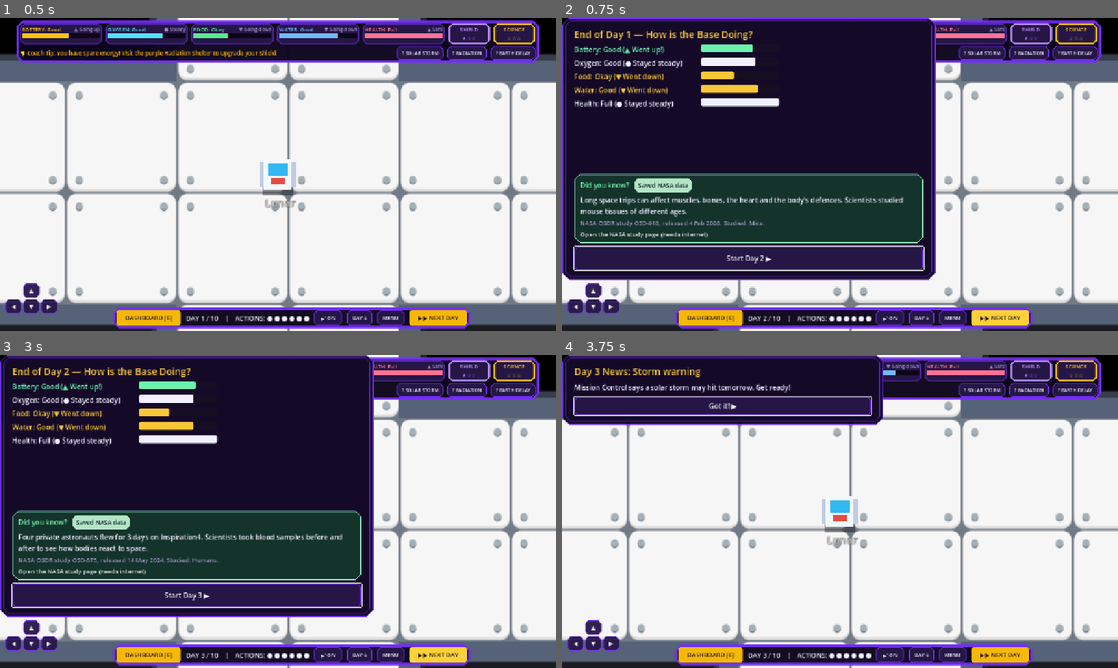
Above: before the commit, frames 1-4 (two rows, left to right).
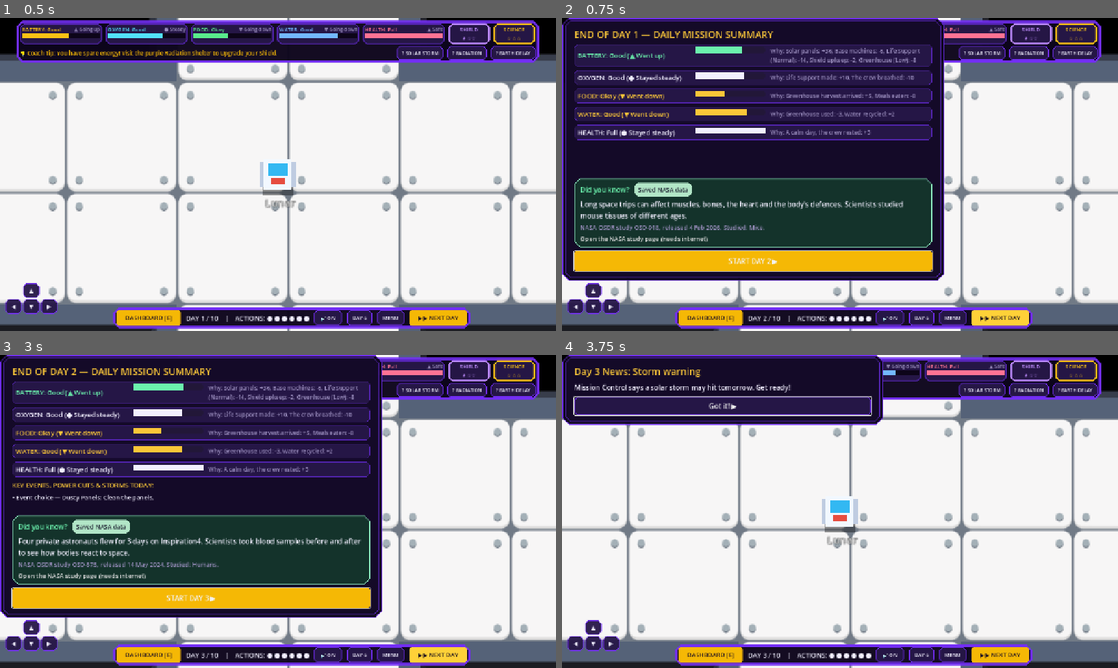
Above: after the commit, the same moments.

Repository: Inno-san/nasa_lunar_
Game: Godot game, scene res://scenes/lunar_base.tscn
Same seed, same stepped clock (60 frames per second), same inputs: the game is played once before the commit and once after it. This scene is started directly instead of the project's main scene.
Inputs (mouse positions are in pixels of both pictures, inside the frame that each line leads up to):
- Up to frame 1 (0.5 s): no input
- Up to frame 2 (0.75 s): click "▶▶ NEXT DAY" at 0.5 s
- Up to frame 3 (3 s): click (189, 596) at 1.25 s, where only the run before the commit has a clickable "Start Day 2 ▶"; click "▶ Clean the panels What happe…" at 2 s; click "▶▶ NEXT DAY" at 2.75 s
- Up to frame 4 (3.75 s): click (751, 596) at 3.5 s, where only the run before the commit has a clickable "Start Day 3 ▶"

Frame 1 is identical in both runs. In frame 2, 31% of the frame differs, in the area x 0-69%, y 0-84%; in frame 3, 32%; in frame 4, less than 0.1%.

Commit message:
feat(event-log): unify GameState.event_log and drive DaySummary and ReplayHints from it

Diff:
--- a/scripts/autoload/game_state.gd
+++ b/scripts/autoload/game_state.gd
@@ -48,8 +48,8 @@
 
 var storm_info: Dictionary = {}
 var daily_log: Array[String] = []
+var event_log: Array[Dictionary] = []  # single source of truth for day summary and end-screen hints
 var last_day_report: Dictionary = {}
-var history: Dictionary = {}  # facts about this run, used for the "what went wrong" hints
 
 var _res: Dictionary = {}  # working data between day-end steps
 
@@ -95,15 +95,34 @@
 	pending_events.clear()
 	storm_info = {}
 	daily_log.clear()
+	event_log.clear()
 	last_day_report = {}
 	_res = {}
-	history = {
-		"forecast_days": [], "advice_days": [], "resupply_days": [], "experiments": 0,
-		"storms": [], "cuts": [], "oxygen_zero_days": [], "food_zero_days": [], "choices": {},
-	}
 	NasaData.reset_run()
 	_add_log("Mission Day 1 started! Walk to a room and press E (or click it) to use it.")
 	state_changed.emit()
+
+
+func _log_event(entry: Dictionary) -> void:
+	if not entry.has("day"):
+		entry["day"] = day
+	event_log.append(entry)
+
+
+func has_logged_action(action_id: String, on_day: int = -1) -> bool:
+	for entry in event_log:
+		if String(entry.get("type", "")) == "action" and String(entry.get("action", "")) == action_id:
+			if on_day < 0 or int(entry.get("day", -1)) == on_day:
+				return true
+	return false
+
+
+func get_day_events(day_no: int) -> Array[Dictionary]:
+	var out: Array[Dictionary] = []
+	for entry in event_log:
+		if int(entry.get("day", -1)) == day_no:
+			out.append(entry)
+	return out
 
 
 func battery_max() -> int:
@@ -194,9 +213,9 @@
 		return "🚨 SOLAR STORM! Click the purple Radiation Shelter (bottom middle) and press HIDE IN SHELTER!"
 	if oxygen < 35 or meter_trend("oxygen") == "▼ Going down":
 		return "💡 Coach Tip: Oxygen is dropping! Click Life Support (top right) and set it to Normal or High."
-	if food < 25 and history["resupply_days"].is_empty() and day <= int(Rules.comms_data().get("resupply", {}).get("send_by_day", 6)):
+	if food < 25 and not has_logged_action("resupply") and day <= int(Rules.comms_data().get("resupply", {}).get("send_by_day", 6)):
 		return "💡 Coach Tip: Food is getting low! Visit the Communications Room (bottom right) to call a Food Supply Rocket."
-	if day in [2, 6, 8] and not history["forecast_days"].has(day) and ap >= 1 and not comms_blocked_today:
+	if day in [2, 6, 8] and not has_logged_action("forecast", day) and ap >= 1 and not comms_blocked_today:
 		return "💡 Coach Tip: Visit the Communications Room (bottom right) and Ask Earth for a Storm Forecast!"
 	if shield < Rules.max_value("shield") and ap >= 2 and battery >= 30:
 		return "💡 Coach Tip: You have spare energy! Visit the purple Radiation Shelter to Upgrade your Shield."
@@ -294,55 +313,57 @@
 	battery = clampi(battery - power_cost, 0, battery_max())
 	var delay := int(Rules.comms_data().get("delay_days", 0)) + comms_extra_delay
 
+	var log_text := ""
 	match base_id:
 		"experiment":
 			var gain := int(spec.get("science", 0))
 			science += gain
-			history["experiments"] += 1
-			_add_log("Experiment done! +%d Science." % gain)
+			log_text = "Experiment done! +%d Science." % gain
 		"set_life_support":
 			life_support_mode = String(target_param)
-			_add_log("Life Support is now on %s." % life_support_mode.capitalize())
+			log_text = "Life Support is now on %s." % life_support_mode.capitalize()
 		"emergency_oxygen":
 			var o2_gain := int(spec.get("oxygen", 0))
 			oxygen = clampi(oxygen + o2_gain, 0, Rules.max_value("oxygen"))
-			_add_log("Emergency oxygen used! +%d Oxygen." % o2_gain)
+			log_text = "Emergency oxygen used! +%d Oxygen." % o2_gain
 		"set_greenhouse":
 			greenhouse_mode = String(target_param)
-			_add_log("Greenhouse is now %s." % greenhouse_mode.capitalize())
+			log_text = "Greenhouse is now %s." % greenhouse_mode.capitalize()
 		"upgrade_shield":
 			shield = clampi(shield + 1, 0, Rules.max_value("shield"))
 			effective_shield_today = shield
-			_add_log("Shield upgraded to level %d!" % shield)
+			log_text = "Shield upgraded to level %d!" % shield
 		"repair_pump":
 			if pump_fault_days > 0:
 				pump_fault_days = 0
 				pump_output_percent = 100
-				_add_log("Pump fixed! The Greenhouse works at full power again.")
+				log_text = "Pump fixed! The Greenhouse works at full power again."
 			else:
-				_add_log("The pump was checked. It works fine.")
+				log_text = "The pump was checked. It works fine."
 		"repair_panel":
 			if solar_penalty_days > 0:
 				solar_penalty_days = 0
 				solar_penalty_amount = 0
-				_add_log("Solar panels cleaned! They collect full sunlight again.")
+				log_text = "Solar panels cleaned! They collect full sunlight again."
 			else:
-				_add_log("The panels were checked. They are clean.")
+				log_text = "The panels were checked. They are clean."
 		"forecast":
-			history["forecast_days"].append(day)
 			pending_messages.append({"deliver_day": day + delay, "type": "forecast"})
-			_add_log("Forecast requested. It arrives on Day %d (messages take time)." % (day + delay))
+			log_text = "Forecast requested. It arrives on Day %d (messages take time)." % (day + delay)
 		"advice":
-			history["advice_days"].append(day)
 			pending_messages.append({"deliver_day": day + delay, "type": "advice"})
-			_add_log("You asked Mission Control for advice. The answer arrives on Day %d." % (day + delay))
+			log_text = "You asked Mission Control for advice. The answer arrives on Day %d." % (day + delay)
 		"resupply":
 			var res_type := String(target_param)
 			var amount := int(spec.get("options", {}).get(res_type, 0))
 			var arrival := day + int(spec.get("delay", 0)) + comms_extra_delay
-			history["resupply_days"].append(day)
 			pending_messages.append({"deliver_day": arrival, "type": "resupply", "resource": res_type, "amount": amount})
-			_add_log("Resupply ordered: +%d %s on Day %d." % [amount, res_type.capitalize(), arrival])
+			log_text = "Resupply ordered: +%d %s on Day %d." % [amount, res_type.capitalize(), arrival]
+	_add_log(log_text)
+	_log_event({
+		"day": day, "type": "action", "action": base_id, "param": target_param,
+		"ap": ap_cost, "power": power_cost, "text": log_text,
+	})
 	state_changed.emit()
 	return true
 
@@ -401,8 +422,14 @@
 		var delay := int(Rules.comms_data().get("delay_days", 0)) + comms_extra_delay
 		pending_messages.append({"deliver_day": day + delay, "type": "reply", "text": String(fx["reply"])})
 
-	history["choices"][event_id] = choice_id
-	_add_log("%s: %s." % [EventManager.get_event(event_id).get("title", event_id), choice.get("label", choice_id)])
+	var ev_data := EventManager.get_event(event_id)
+	var choice_text := "%s: %s." % [ev_data.get("title", event_id), choice.get("label", choice_id)]
+	_add_log(choice_text)
+	_log_event({
+		"day": day, "type": "event_choice", "event_id": event_id, "choice_id": choice_id,
+		"title": String(ev_data.get("title", event_id)), "label": String(choice.get("label", choice_id)),
+		"effect": String(choice.get("effect", "")), "text": choice_text,
+	})
 	state_changed.emit()
 	return true
 
@@ -453,6 +480,7 @@
 		var msg := "Water was too low, so the Greenhouse went down to %s." % eff_gh.capitalize()
 		cuts.append(msg)
 		notes.append(msg)
+		_log_event({"day": day, "type": "water_cut", "mode": eff_gh, "text": msg})
 
 	# STEP 1: POWER. Pay in this order: base load, Life Support, shield upkeep, Greenhouse.
 	var dust := solar_penalty_amount if solar_penalty_days > 0 else 0
@@ -493,7 +521,7 @@
 			if msg != "":
 				cuts.append(msg)
 				notes.append(msg)
-				history["cuts"].append({"day": day, "text": msg, "step": String(cut_step)})
+				_log_event({"day": day, "type": "power_cut", "step": String(cut_step), "text": msg})
 			total = base_cost + ls_cost + shield_cost + gh_cost
 
 	effective_shield_today = eff_shield
@@ -542,6 +570,7 @@
 		var water_msg := "Water is getting low, so the Greenhouse went down to %s." % greenhouse_mode.capitalize()
 		cuts.append(water_msg)
 		notes.append(water_msg)
+		_log_event({"day": day, "type": "water_cut", "mode": greenhouse_mode, "text": water_msg})
 
 	_res = {
 		"before": before, "notes": notes, "cuts": cuts, "lines": lines, "advance": advance,
@@ -560,6 +589,7 @@
 	var lockdown := false
 	var low_battery := false
 	var notes: Array[String] = _res["notes"]
+	var storm_note := ""
 
 	if reached_shelter:
 		var cost := int(cfg.get("lockdown_power", 0))
@@ -568,13 +598,15 @@
 			factor = float(cfg.get("lockdown_factor", 1.0))
 			lockdown = true
 			_res["lines"]["battery"].append("Lockdown: -%d" % cost)
-			notes.append("Lockdown worked! The crew was safe in the shelter and took half the damage.")
+			storm_note = "Lockdown worked! The crew was safe in the shelter and took half the damage."
+			notes.append(storm_note)
 		else:
 			battery = 0
 			factor = float(cfg.get("lockdown_low_power_factor", 1.0))
 			low_battery = true
 			_res["lines"]["battery"].append("Lockdown used all the power left")
-			notes.append("The battery was too low for a full lockdown, so the shelter only helped a little.")
+			storm_note = "The battery was too low for a full lockdown, so the shelter only helped a little."
+			notes.append(storm_note)
 		# Lockdown pauses the greenhouse for the day: today's harvest is not made.
 		var crate_day: int = _res["crate_day"]
 		var lost: int = _res["crate_amount"]
@@ -582,17 +614,19 @@
 			food_crates[crate_day] = maxi(0, int(food_crates[crate_day]) - lost)
 			notes.append("The Greenhouse was paused, so no harvest was made today.")
 	else:
-		notes.append("The crew did not reach the shelter in time, so they took full damage.")
+		storm_note = "The crew did not reach the shelter in time, so they took full damage."
+		notes.append(storm_note)
 
 	# Damage = ceil(base x (1 - shield_reduction x shield) x lockdown factor)
 	var raw := base * (1.0 - float(cfg.get("shield_reduction", 0.0)) * effective_shield_today) * factor
 	var damage := ceili(snappedf(raw, 0.000001))
 	_res["storm"] = {
-		"day": day, "severity": severity, "warned": bool(storm_info.get("warned", false)),
+		"day": day, "type": "storm", "severity": severity, "warned": bool(storm_info.get("warned", false)),
 		"reached_shelter": reached_shelter, "lockdown": lockdown, "low_battery": low_battery,
 		"shield": effective_shield_today, "damage": damage, "event_id": storm_info.get("event_id", ""),
+		"text": storm_note,
 	}
-	history["storms"].append(_res["storm"])
+	_log_event(_res["storm"].duplicate())
 	phase = PHASE_PLAYING
 	return _finish_day()
 
@@ -611,16 +645,18 @@
 		var o2_pen := int(penalties.get("oxygen_zero", 0))
 		health -= o2_pen
 		had_penalty = true
-		history["oxygen_zero_days"].append(resolved_day)
 		lines["health"].append("No oxygen: -%d" % o2_pen)
-		notes.append("The crew ran out of oxygen! Health dropped.")
+		var o2_msg := "The crew ran out of oxygen! Health dropped."
+		notes.append(o2_msg)
+		_log_event({"day": resolved_day, "type": "penalty", "resource": "oxygen", "damage": o2_pen, "text": o2_msg})
 	if food <= 0:
 		var food_pen := int(penalties.get("food_zero", 0))
 		health -= food_pen
 		had_penalty = true
-		history["food_zero_days"].append(resolved_day)
 		lines["health"].append("No food: -%d" % food_pen)
-		notes.append("The crew ran out of food! Health dropped.")
+		var food_msg := "The crew ran out of food! Health dropped."
+		notes.append(food_msg)
+		_log_event({"day": resolved_day, "type": "penalty", "resource": "food", "damage": food_pen, "text": food_msg})
 	if not storm.is_empty():
 		health -= int(storm["damage"])
 		lines["health"].append("Solar storm radiation: -%d" % int(storm["damage"]))
@@ -683,11 +719,13 @@
 		pending_events = EventManager.events_for_day(day)
 
 	last_day_report = {
+		"day": resolved_day, "type": "day_end",
 		"resolved_day": resolved_day, "battery": battery, "oxygen": oxygen, "food": food, "water": water,
 		"health": health, "shield": shield, "effective_shield_today": effective_shield_today,
 		"science": science, "cuts": _res["cuts"], "notes": notes, "messages": messages,
 		"meters": meters, "storm": storm, "game_over": game_over, "won": mission_won, "stars": stars_earned,
 	}
+	_log_event(last_day_report.duplicate(true))
 	_add_log("Day %d done: Battery %d, Oxygen %d, Food %d, Water %d, Health %d." % [
 		resolved_day, battery, oxygen, food, water, health])
 	for cut_text in _res["cuts"]:
@@ -706,7 +744,8 @@
 			remaining.append(msg)
 			continue
 		var text := ""
-		match String(msg.get("type", "")):
+		var mtype := String(msg.get("type", ""))
+		match mtype:
 			"forecast":
 				# A forecast covers storms from the day it arrives until `delay_days` days later.
 				var storms := EventManager.storms_between(day, day + span)
@@ -739,6 +778,7 @@
 				text = "A supply pod landed! +%d %s." % [amt, res.capitalize()]
 		messages.append(text)
 		_add_log(text)
+		_log_event({"day": day, "type": "message_delivered", "msg_type": mtype, "text": text})
 	pending_messages = remaining
 
 
--- a/scripts/replay_hints.gd
+++ b/scripts/replay_hints.gd
@@ -1,6 +1,6 @@
 class_name ReplayHints
 extends RefCounted
-## Builds the "What went wrong" list on the end screen from GameState.history.
+## Builds the "What went wrong" list on the end screen directly from GameState.event_log.
 ## Every sentence is short and plain. Numbers come from Rules and events.json.
 
 const MAX_HINTS := 6
@@ -8,26 +8,59 @@
 
 static func build() -> Array[String]:
 	var hints: Array[String] = []
-	var h: Dictionary = GameState.history
 	var delay := int(Rules.comms_data().get("delay_days", 0))
+
+	var oxygen_zero_days: Array[int] = []
+	var food_zero_days: Array[int] = []
+	var forecast_days: Array[int] = []
+	var resupply_days: Array[int] = []
+	var storms: Array[Dictionary] = []
+	var power_cut_days: Array[String] = []
+	var ignored_events: Array[Dictionary] = []
+
+	for entry in GameState.event_log:
+		var etype := String(entry.get("type", ""))
+		var d := int(entry.get("day", 0))
+		match etype:
+			"penalty":
+				var res := String(entry.get("resource", ""))
+				if res == "oxygen" and not oxygen_zero_days.has(d):
+					oxygen_zero_days.append(d)
+				elif res == "food" and not food_zero_days.has(d):
+					food_zero_days.append(d)
+			"action":
+				var act := String(entry.get("action", ""))
+				if act == "forecast" and not forecast_days.has(d):
+					forecast_days.append(d)
+				elif act == "resupply" and not resupply_days.has(d):
+					resupply_days.append(d)
+			"storm":
+				storms.append(entry)
+			"power_cut":
+				var d_str := str(d)
+				if not power_cut_days.has(d_str):
+					power_cut_days.append(d_str)
+			"event_choice":
+				if String(entry.get("choice_id", "")) == "ignore":
+					ignored_events.append(entry)
 
 	if not GameState.mission_won and GameState.health <= 0:
 		hints.append("The crew's health reached 0 on Day %d. Check the five meters before you end each day." % GameState.last_day_report.get("resolved_day", GameState.day))
 
-	for day_no in h["oxygen_zero_days"]:
+	for day_no in oxygen_zero_days:
 		hints.append("On Day %d the crew ran out of oxygen. Keep Life Support on Normal or High." % day_no)
 		break
-	for day_no in h["food_zero_days"]:
+	for day_no in food_zero_days:
 		hints.append("On Day %d the crew ran out of food. The Greenhouse takes %d days to make food, so start it early." % [day_no, Rules.greenhouse_delay_days()])
 		break
 
-	for storm in h["storms"]:
+	for storm in storms:
 		var d := int(storm["day"])
 		var sev := int(storm["severity"])
 		if sev >= 2 and not bool(storm["warned"]):
 			var send_by := d - delay
-			if h["forecast_days"].is_empty():
-				hints.append("You did not ask Earth for a forecast before the Day %d storm. A forecast takes %d days, so ask by Day %d." % [d, delay, send_by])
+			if forecast_days.is_empty():
+				hints.append("You skipped the forecast before the Day %d storm. A forecast takes %d days, so ask by Day %d." % [d, delay, send_by])
 			else:
 				hints.append("Your forecast was sent too late for the Day %d storm. It needed to be sent by Day %d." % [d, send_by])
 		if not bool(storm["reached_shelter"]):
@@ -37,19 +70,15 @@
 		if int(storm["shield"]) < Rules.max_value("shield") and int(storm["damage"]) > 0:
 			hints.append("Your shield was level %d in the Day %d storm. A higher shield level means less damage." % [storm["shield"], d])
 
-	if not h["cuts"].is_empty():
-		var days: Array[String] = []
-		for cut in h["cuts"]:
-			var label := str(cut["day"])
-			if label not in days:
-				days.append(label)
-		hints.append("Power ran short on Day %s, so the base switched things off. Check the power balance in the Power Station." % ", ".join(days))
+	if not power_cut_days.is_empty():
+		hints.append("Power ran short on Day %s, so the base switched things off. Check the power balance in the Power Station." % ", ".join(power_cut_days))
 
-	for event_id in h["choices"]:
-		if String(h["choices"][event_id]) == "ignore":
-			var ev := EventManager.get_event(String(event_id))
-			var choice := EventManager.get_choice(String(event_id), "ignore")
-			hints.append("You ignored \"%s\" on Day %d: %s." % [ev.get("title", event_id), ev.get("day", 0), choice.get("effect", "it caused trouble")])
+	for ev_entry in ignored_events:
+		hints.append("You ignored \"%s\" on Day %d: %s." % [
+			ev_entry.get("title", ev_entry.get("event_id", "")),
+			int(ev_entry.get("day", 0)),
+			ev_entry.get("effect", "it caused trouble"),
+		])
 
 	if GameState.mission_won:
 		var win := Rules.win_data()
@@ -57,7 +86,7 @@
 			hints.append("For 2 stars, finish with health %d or more. You finished with %d." % [win.get("two_stars_health", 0), GameState.health])
 		elif GameState.stars_earned < 3:
 			hints.append("For 3 stars you need %d Science. You had %d. Experiments give Science." % [win.get("three_stars_science", 0), GameState.science])
-	elif h["resupply_days"].is_empty() and (not h["oxygen_zero_days"].is_empty() or not h["food_zero_days"].is_empty()):
+	elif resupply_days.is_empty() and (not oxygen_zero_days.is_empty() or not food_zero_days.is_empty()):
 		var comms := Rules.comms_data()
 		hints.append("You never ordered a resupply. Orders must be sent by Day %d." % int(comms.get("resupply", {}).get("send_by_day", 0)))
 
--- a/scripts/ui/day_summary.gd
+++ b/scripts/ui/day_summary.gd
@@ -1,6 +1,8 @@
 class_name DaySummary
 extends Control
-## Shown after each day: visual bars and plain words showing what went up, stayed steady, or went down.
+## Daily summary screen reading directly from GameState.event_log.
+## Shows what changed in each meter and why (including power cuts, event choices,
+## and storm damage) in plain language, plus one non-repeating OSDR fact card.
 
 signal continue_pressed
 
@@ -14,16 +16,25 @@
 
 func show_report(report: Dictionary) -> void:
 	close()
-	var parts := UiKit.make_overlay(860.0)
+	var parts := UiKit.make_overlay(880.0)
 	_overlay = parts[0]
 	var box: VBoxContainer = parts[1]
 	box.add_theme_constant_override("separation", 8)
 
-	var day_no := int(report.get("resolved_day", 0))
-	box.add_child(UiKit.label("End of Day %d — How is the Base Doing?" % day_no, UiKit.FONT_TITLE, UiKit.COLOR_WARN, false))
+	var day_no := int(report.get("resolved_day", GameState.day))
+	var day_entries: Array[Dictionary] = GameState.get_day_events(day_no)
+	var day_end_entry: Dictionary = report
+	for entry in day_entries:
+		if String(entry.get("type", "")) == "day_end":
+			day_end_entry = entry
+
+	box.add_child(UiKit.label(
+		"END OF DAY %d — DAILY MISSION SUMMARY" % day_no,
+		UiKit.FONT_TITLE, UiKit.COLOR_WARN, false
+	))
 
 	var scroll := ScrollContainer.new()
-	scroll.custom_minimum_size = Vector2(0, 290)
+	scroll.custom_minimum_size = Vector2(0, 300)
 	scroll.horizontal_scroll_mode = ScrollContainer.SCROLL_MODE_DISABLED
 	box.add_child(scroll)
 	var body := VBoxContainer.new()
@@ -31,7 +42,8 @@
 	body.size_flags_horizontal = Control.SIZE_EXPAND_FILL
 	scroll.add_child(body)
 
-	for m in report.get("meters", []):
+	# 1. What changed in each meter and why (from day_end entry in GameState.event_log)
+	for m in day_end_entry.get("meters", []):
 		var key := String(m["key"])
 		var before := int(m["before"])
 		var after := int(m["after"])
@@ -39,52 +51,72 @@
 		var change := "● Stayed steady"
 		var color := UiKit.COLOR_TEXT
 		if after > before:
-			change = "▲ Went up!"
+			change = "▲ Went up"
 			color = UiKit.COLOR_GOOD
 		elif after < before:
 			change = "▼ Went down"
 			color = UiKit.COLOR_WARN if word not in ["LOW!", "EMPTY!"] else UiKit.COLOR_BAD
 
+		var strip := PanelContainer.new()
+		strip.add_theme_stylebox_override("panel", UiKit.panel_style(UiKit.COLOR_ROW, UiKit.COLOR_BORDER_DIM, 8, 6, 1))
+		var sbox := VBoxContainer.new()
+		sbox.add_theme_constant_override("separation", 3)
+		strip.add_child(sbox)
+
 		var row := HBoxContainer.new()
 		row.add_theme_constant_override("separation", 12)
-		var name_lbl := UiKit.label("%s: %s (%s)" % [m["label"], word, change], UiKit.FONT_BODY, color, false)
-		name_lbl.custom_minimum_size = Vector2(280, 0)
+		var name_lbl := UiKit.label("%s: %s (%s)" % [String(m["label"]).to_upper(), word, change], 15, color, false)
+		name_lbl.custom_minimum_size = Vector2(260, 0)
 		row.add_child(name_lbl)
 
 		var bar := ProgressBar.new()
 		bar.show_percentage = false
 		bar.max_value = GameState.battery_max() if key == "battery" else Rules.max_value(key)
 		bar.value = after
-		bar.custom_minimum_size = Vector2(180, 18)
+		bar.custom_minimum_size = Vector2(160, 14)
 		var fill := StyleBoxFlat.new()
 		fill.bg_color = color
-		fill.set_corner_radius_all(4)
 		bar.add_theme_stylebox_override("fill", fill)
 		row.add_child(bar)
-		body.add_child(row)
 
-	var storm: Dictionary = report.get("storm", {})
-	if not storm.is_empty():
-		var storm_msg := "Solar storm passed! " + (
-			"You locked down the shelter in time and protected the crew!"
-			if bool(storm.get("lockdown", false))
-			else "Remember to hide in the purple Radiation Shelter next time!"
-		)
-		body.add_child(UiKit.label(storm_msg, UiKit.FONT_BODY, UiKit.COLOR_WARN))
+		var reasons: Array = m.get("lines", [])
+		var why_str := ", ".join(reasons) if not reasons.is_empty() else "Steady today"
+		row.add_child(UiKit.label("Why: " + why_str, 13, UiKit.COLOR_MUTED, true))
+		sbox.add_child(row)
+		body.add_child(strip)
 
-	var extras: Array = []
-	extras.append_array(report.get("notes", []))
-	extras.append_array(report.get("messages", []))
-	if not extras.is_empty():
-		body.add_child(UiKit.label("Important news today:", UiKit.FONT_BODY, UiKit.COLOR_WARN))
-		for line in extras:
-			body.add_child(UiKit.label("• " + String(line), UiKit.FONT_SMALL))
+	# 2. Event choices, power/water cuts, storm damage, and messages read from GameState.event_log
+	var highlights: Array[String] = []
+	for entry in day_entries:
+		var etype := String(entry.get("type", ""))
+		match etype:
+			"event_choice":
+				highlights.append("Event choice — %s" % String(entry.get("text", "")))
+			"power_cut", "water_cut":
+				highlights.append("System cut — %s" % String(entry.get("text", "")))
+			"storm":
+				var dmg := int(entry.get("damage", 0))
+				var s_txt := String(entry.get("text", ""))
+				highlights.append("Solar storm — %s (Health -%d)" % [s_txt, dmg])
+			"penalty":
+				highlights.append("Warning — %s" % String(entry.get("text", "")))
 
+	for next_entry in GameState.get_day_events(day_no + 1):
+		if String(next_entry.get("type", "")) == "message_delivered":
+			highlights.append("Earth link — %s" % String(next_entry.get("text", "")))
+
+	if not highlights.is_empty():
+		body.add_child(UiKit.label("KEY EVENTS, POWER CUTS & STORMS TODAY:", 15, UiKit.COLOR_WARN))
+		for line in highlights:
+			body.add_child(UiKit.label("• " + line, UiKit.FONT_SMALL))
+
+	# 3. Non-repeating OSDR fact card ("Saved NASA data")
 	box.add_child(FactCard.make_fact(NasaData.next_fact()))
 
-	var go := UiKit.button(
-		"See Mission Results ▶" if bool(report.get("game_over", false)) else "Start Day %d ▶" % (day_no + 1),
-		UiKit.FONT_BODY, Vector2(0, 54)
+	var is_over := bool(day_end_entry.get("game_over", false))
+	var go := UiKit.gold_button(
+		"SEE MISSION RESULTS ▶" if is_over else "START DAY %d ▶" % (day_no + 1),
+		16, Vector2(0, 46)
 	)
 	go.pressed.connect(func() -> void:
 		close()
